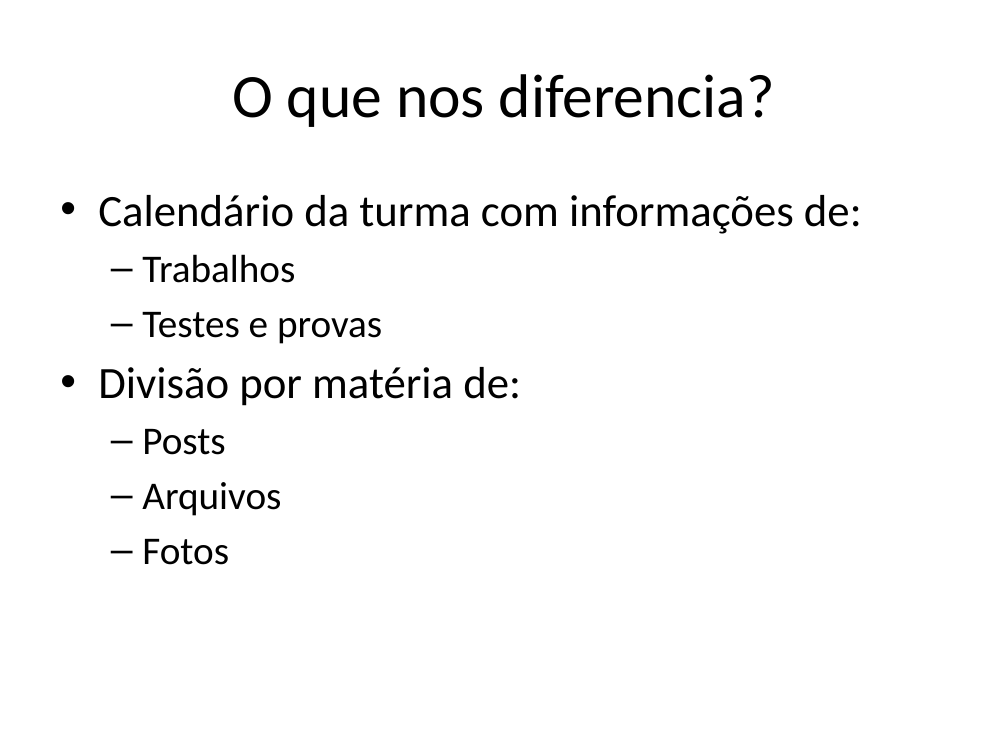
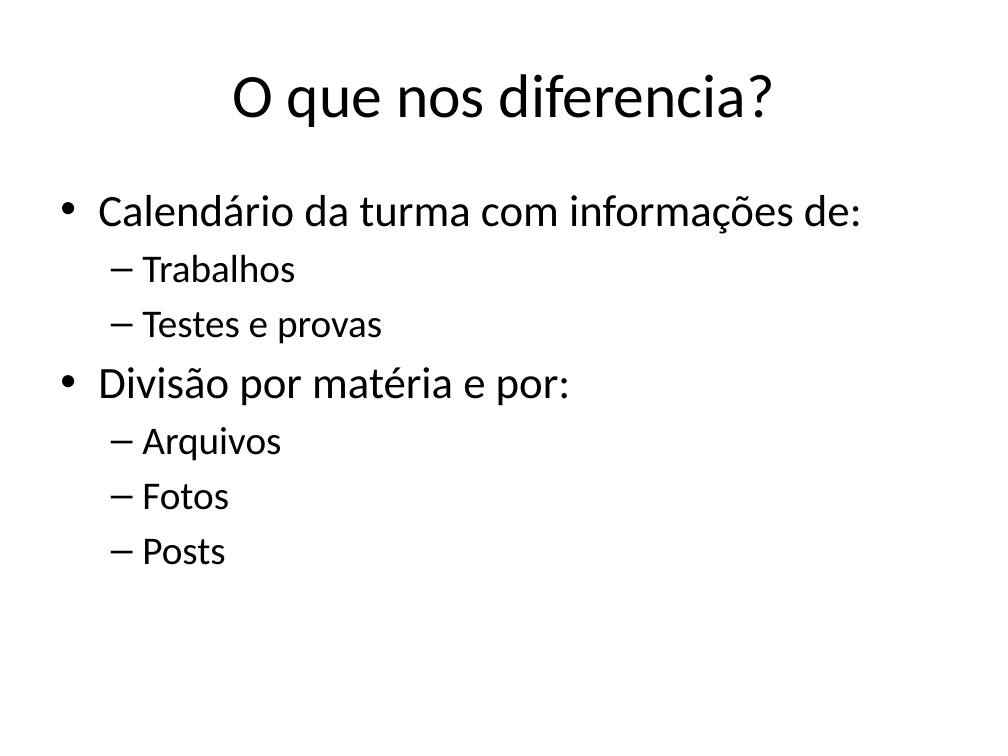
Before and after one commit to pavalucas/projeto-GIZ, a slide deck: slide 4 of Projeto_SACI_apresentação1.pptx. Drawn at 1008x756 pixels with LibreOffice and Linux fonts; fonts in the diff are those of the drawing. Boxes give left, top, right and bottom in pixels: in the first picture for what was removed or moved away, otherwise in the second. Text is boxed around its words. In the diff, an @@ line names an element or a change of style, - is before the commit and + after.

```diff
--- a/Projeto_SACI_apresentação1.pptx
+++ b/Projeto_SACI_apresentação1.pptx
@@ text at <box>98,367,571,406</box>: text changed @@
-• Divisão por matéria de:
-  – Posts
+• Divisão por matéria e por:
@@ text at <box>142,539,225,565</box>: paragraph added @@
+  – Posts
```
Also in this commit, not shown: 2 other slides changed, 5 slides added, 10 other files.
